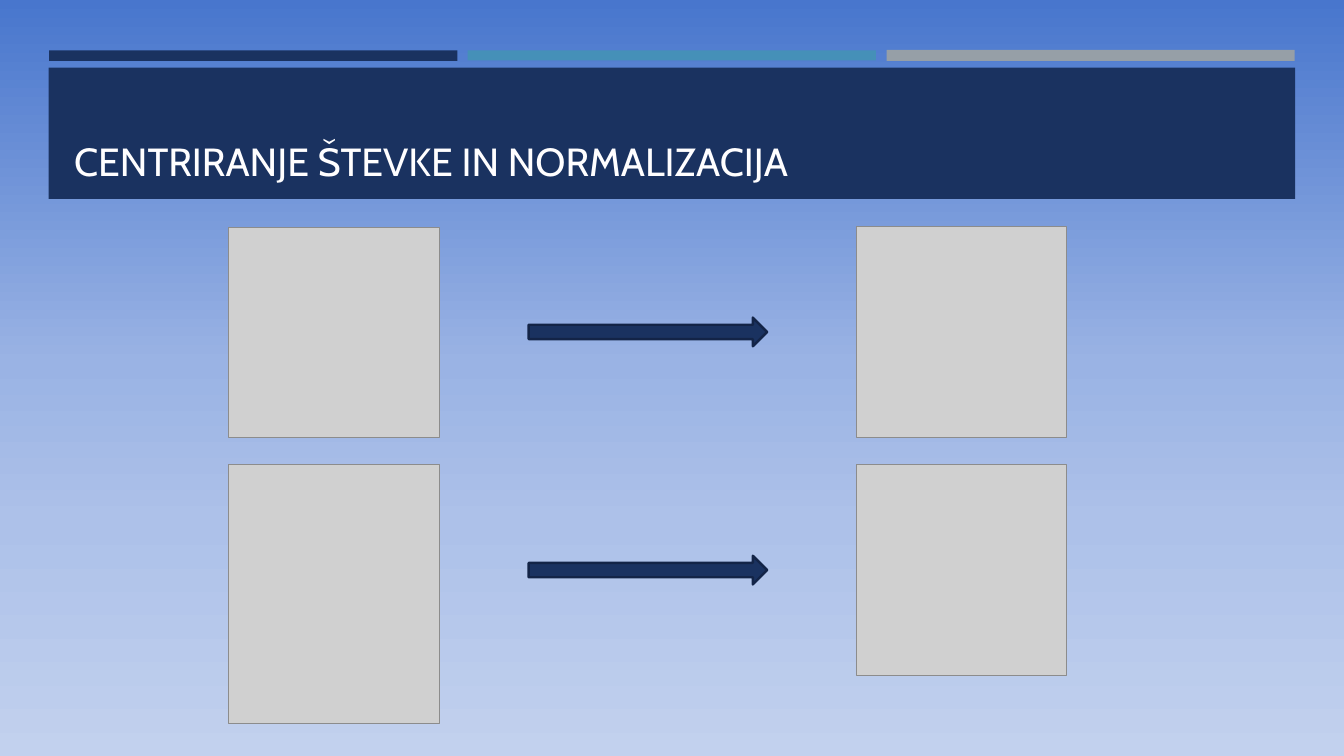
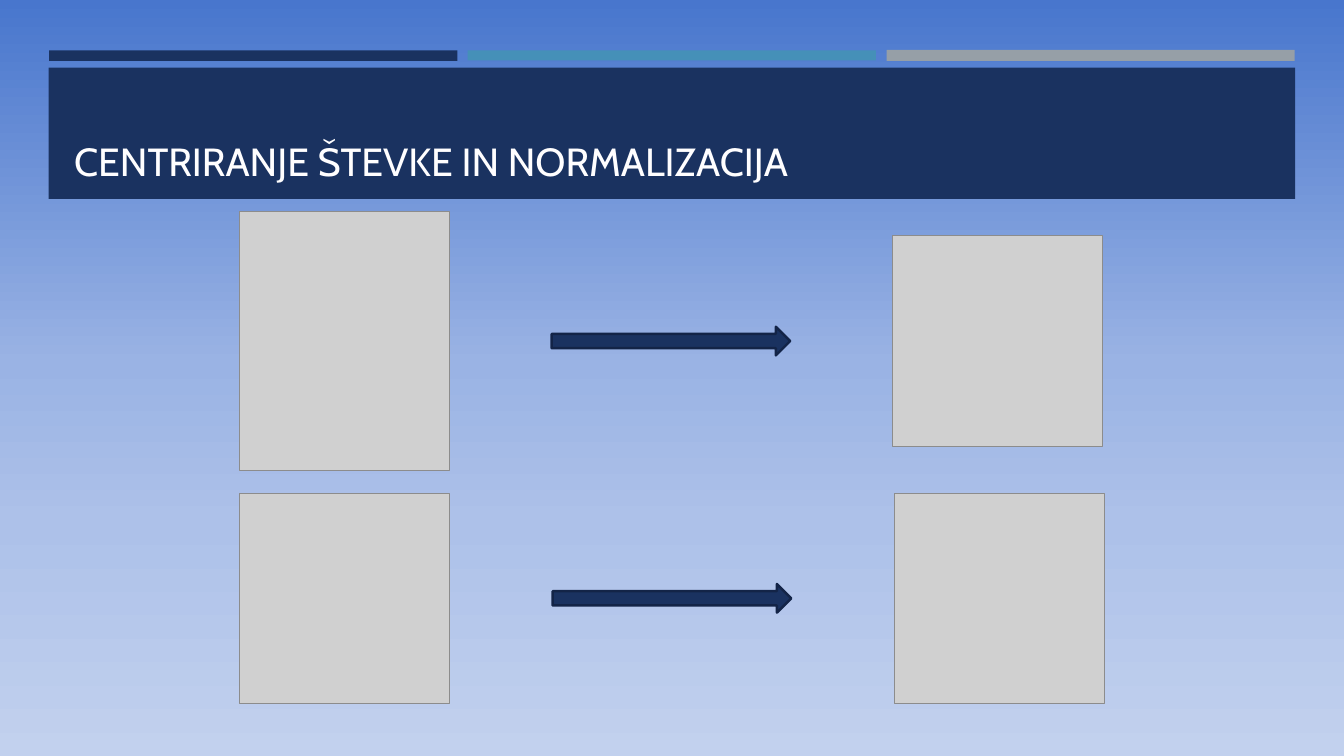
Before and after one commit to KalcMatej99/MM-Project, a slide deck: slide 2 of Prepoznavanje ročno napisanih števk.pptx. Drawn at 1344x756 pixels with LibreOffice and Linux fonts; fonts in the diff are those of the drawing; grey boxes stand for pictures. Boxes give left, top, right and bottom in pixels: in the first picture for what was removed or moved away, otherwise in the second. Text is boxed around its words. In the diff, an @@ line names an element or a change of style, - is before the commit and + after.

```diff
--- a/Prepoznavanje ročno napisanih števk.pptx
+++ b/Prepoznavanje ročno napisanih števk.pptx
@@ picture moved from (x1=229, y1=465, x2=440, y2=724) to (x1=239, y1=212, x2=450, y2=471) @@
@@ picture moved from (x1=856, y1=465, x2=1067, y2=676) to (x1=892, y1=236, x2=1103, y2=447) @@
@@ right arrow moved from (x1=528, y1=318, x2=767, y2=346) to (x1=552, y1=327, x2=790, y2=355) @@
@@ picture moved from (x1=229, y1=227, x2=440, y2=438) to (x1=239, y1=493, x2=450, y2=704) @@
@@ picture moved from (x1=856, y1=227, x2=1067, y2=438) to (x1=894, y1=493, x2=1105, y2=704) @@
@@ right arrow moved from (x1=528, y1=556, x2=767, y2=584) to (x1=553, y1=584, x2=791, y2=612) @@
```
Also in this commit, not shown: 3 other slides changed, 1 slide added.
